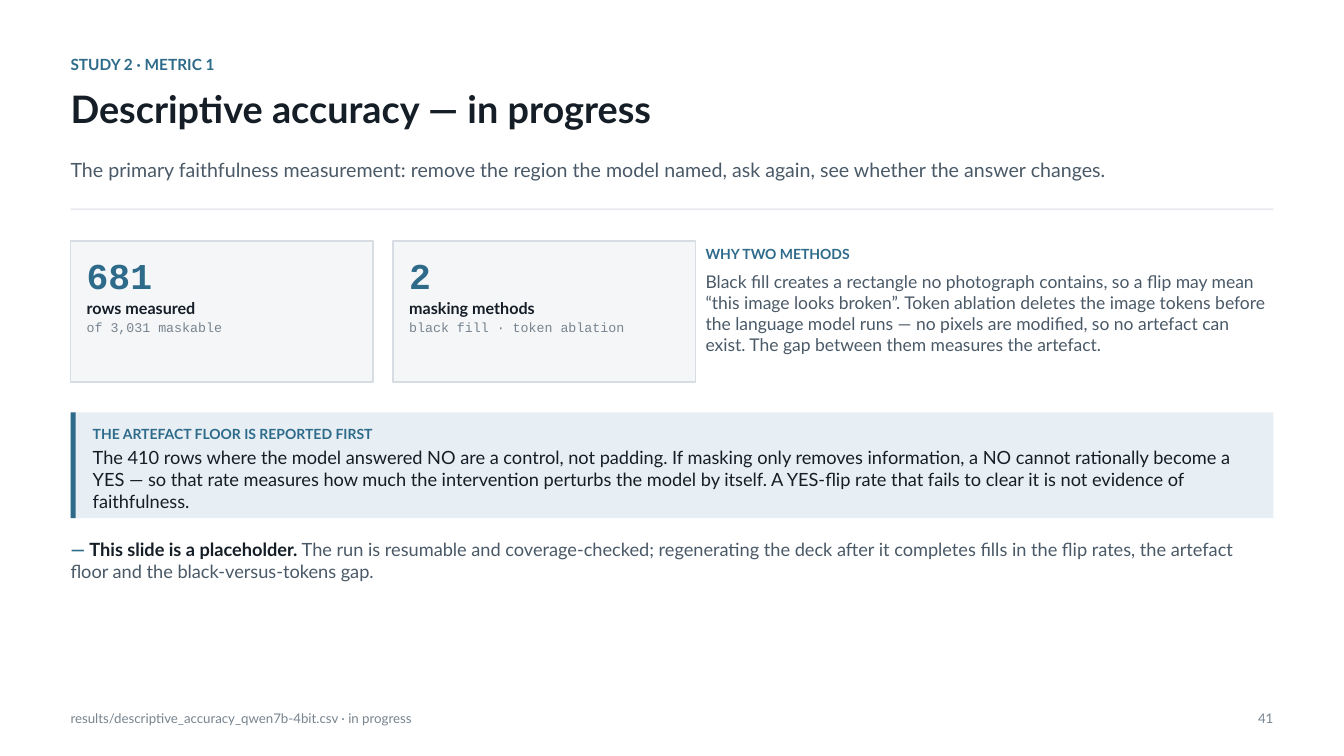
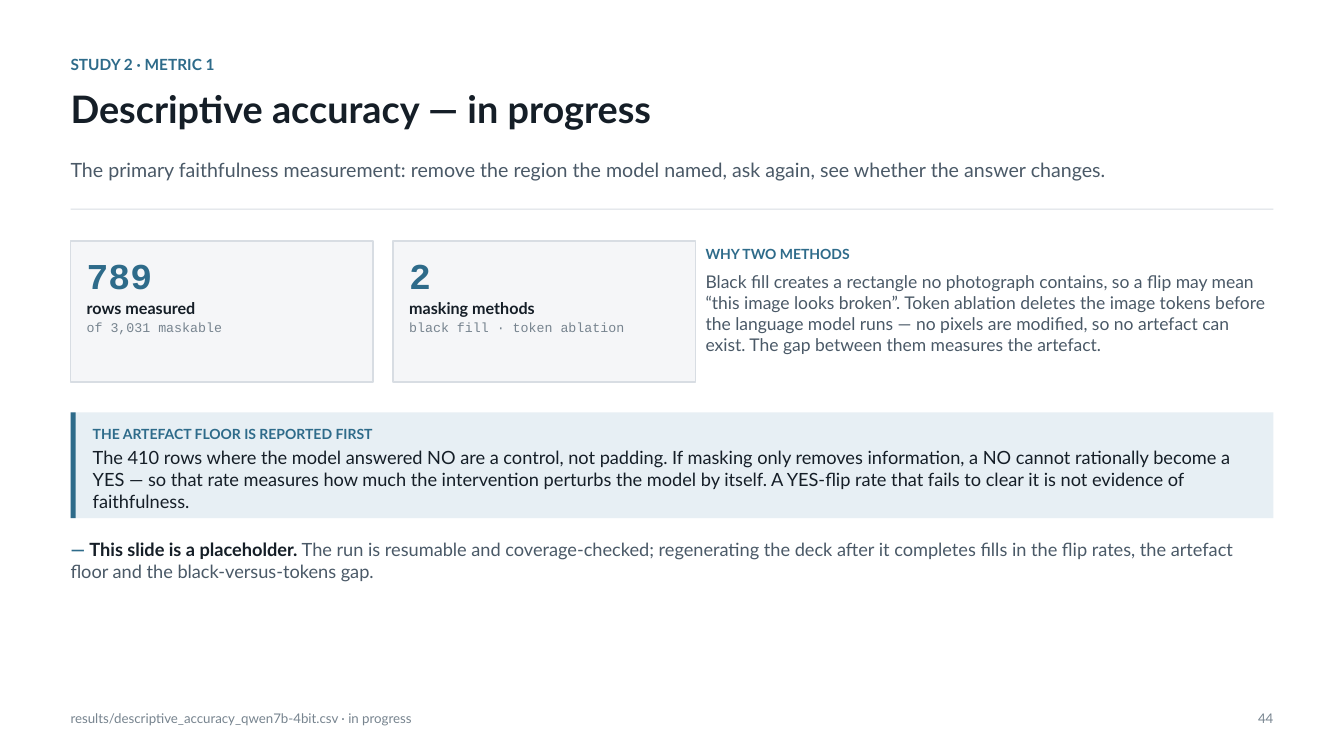
Before and after one commit to kamrul28890/Explainable-AI-for-CM, a slide deck: slide 44 of deck/Construction-VLM-XAI.pptx (slide 41 before the commit). Drawn at 1344x756 pixels with LibreOffice and Linux fonts; fonts in the diff are those of the drawing. Boxes give left, top, right and bottom in pixels: in the first picture for what was removed or moved away, otherwise in the second. Text is boxed around its words. In the diff, an @@ line names an element or a change of style, - is before the commit and + after.

```diff
--- a/deck/Construction-VLM-XAI.pptx
+++ b/deck/Construction-VLM-XAI.pptx
@@ text at (x1=87, y1=264, x2=153, y2=290): text changed @@
-681
+789
@@ text at (x1=1258, y1=713, x2=1273, y2=723): text changed @@
-41
+44
```
Also in this commit, not shown: 25 other slides changed, 3 slides added, 1 other file.
